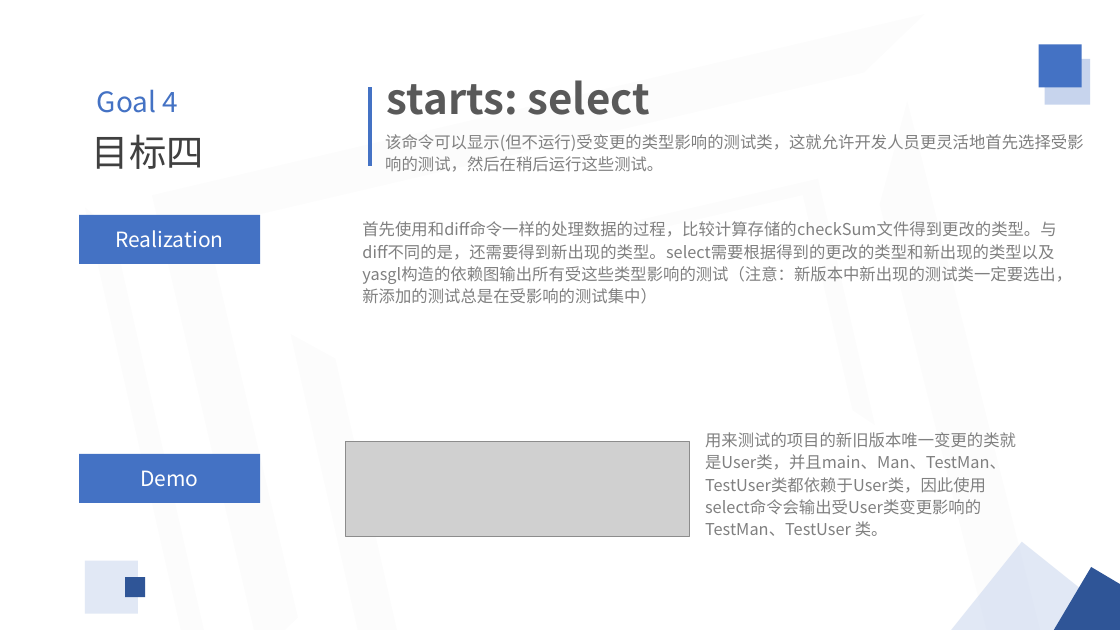
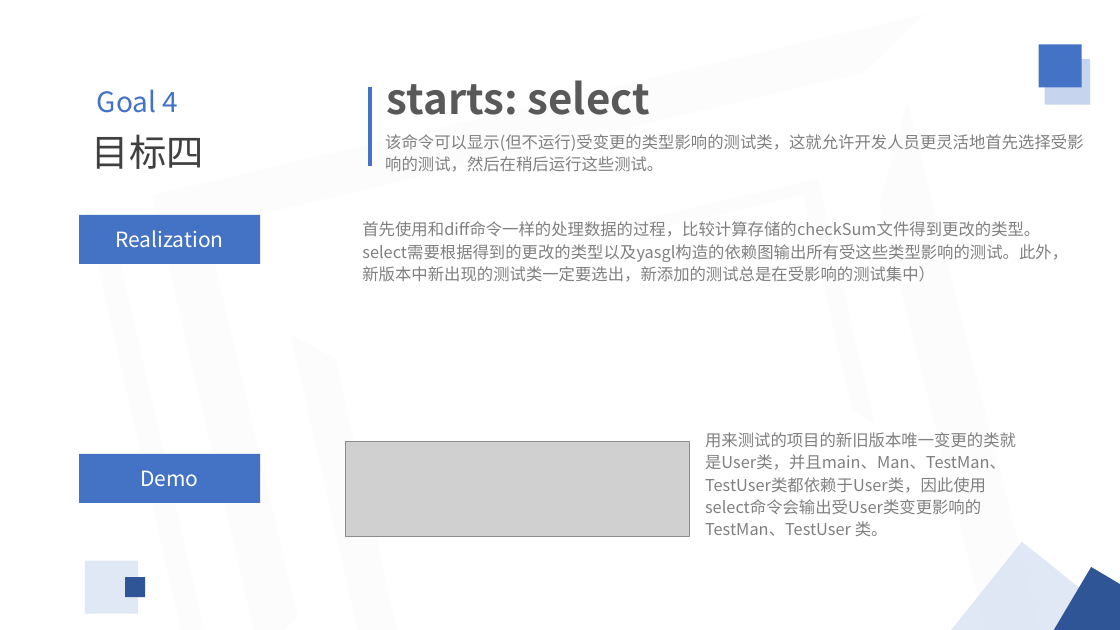
Before and after one commit to Truth-NJU/Static-Test-Selection-Tool, a slide deck: slide 16 of 工具汇报.pptx. Drawn at 1120x630 pixels with LibreOffice and Linux fonts; fonts in the diff are those of the drawing; grey boxes stand for pictures. Boxes give left, top, right and bottom in pixels: in the first picture for what was removed or moved away, otherwise in the second. Text is boxed around its words. In the diff, an @@ line names an element or a change of style, - is before the commit and + after.

```diff
--- a/工具汇报.pptx
+++ b/工具汇报.pptx
@@ text at <box>362,221,1068,282</box>: text changed @@
-首先使用和diff命令一样的处理数据的过程，比较计算存储的checkSum文件得到更改的类型。与diff不同的是，还需要得到新出现的类型。select需要根据得到的更改的类型和新出现的类型以及yasgl构造的依赖图输出所有受这些类型影响的测试（注意：新版本中新出现的测试类一定要选出，新添加的测试总是在受影响的测试集中）
+首先使用和diff命令一样的处理数据的过程，比较计算存储的checkSum文件得到更改的类型。select需要根据得到的更改的类型以及yasgl构造的依赖图输出所有受这些类型影响的测试。此外，新版本中新出现的测试类一定要选出，新添加的测试总是在受影响的测试集中）
```
Also in this commit, not shown: 1 other slide changed, 3 other files.
